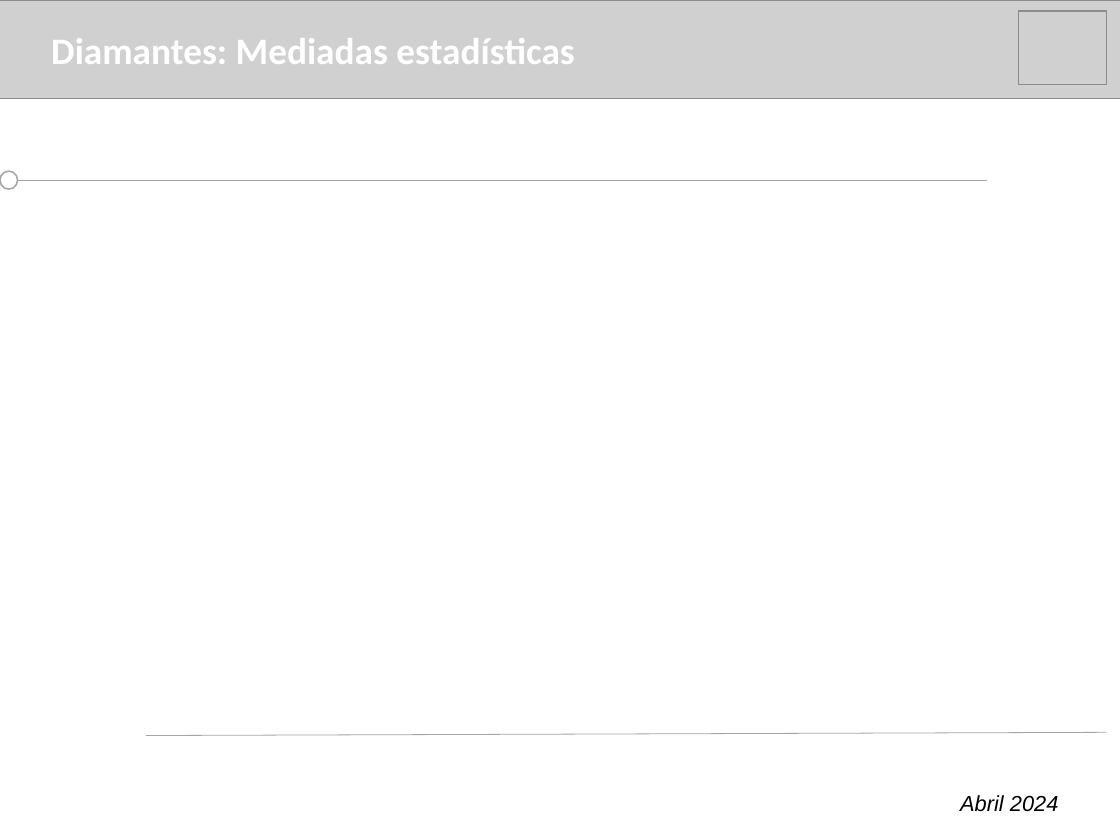
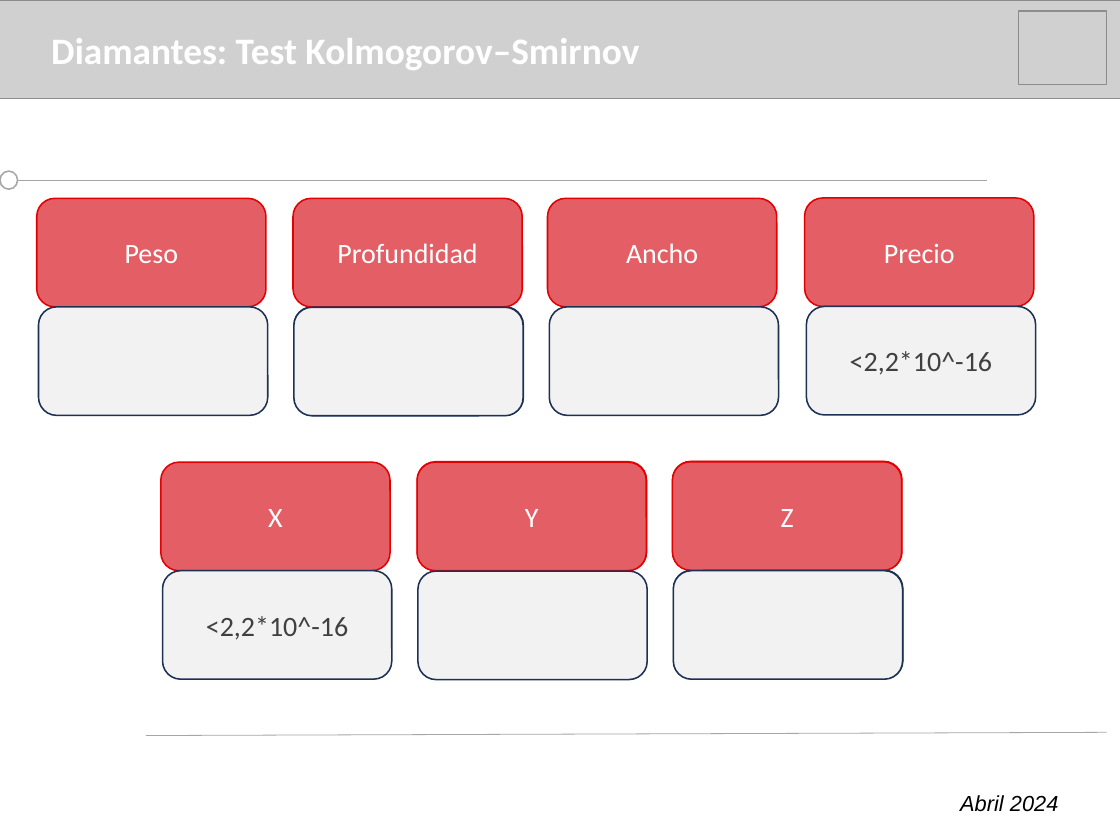
Before and after one commit to IgnGGA/grupo9, a slide deck: slide 10 of presentacionMineriaDeDatos.pptx (slide 11 before the commit). Drawn at 1120x840 pixels with LibreOffice and Linux fonts; fonts in the diff are those of the drawing; grey boxes stand for pictures. Boxes give left, top, right and bottom in pixels: in the first picture for what was removed or moved away, otherwise in the second. Text is boxed around its words. In the diff, an @@ line names an element or a change of style, - is before the commit and + after.

```diff
--- a/presentacionMineriaDeDatos.pptx
+++ b/presentacionMineriaDeDatos.pptx
@@ text at (x1=51, y1=38, x2=639, y2=70): text changed @@
-Diamantes: Mediadas estadísticas
+Diamantes: Test Kolmogorov–Smirnov
@@ rounded rectangle added at (x1=37, y1=198, x2=267, y2=307), fill #E35F65, outline #E30000 1 pt, 18 pt, text #FFFFFF @@
+Peso
@@ rounded rectangle added at (x1=293, y1=198, x2=523, y2=307), fill #E35F65, outline #E30000 1 pt, 18 pt, text #FFFFFF @@
+Profundidad
@@ rounded rectangle added at (x1=548, y1=198, x2=777, y2=307), fill #E35F65, outline #E30000 1 pt, 18 pt, text #FFFFFF @@
+Ancho
@@ rounded rectangle added at (x1=804, y1=198, x2=1034, y2=307), fill #E35F65, outline #E30000 1 pt, 18 pt, text #FFFFFF @@
+Precio
@@ rounded rectangle added at (x1=38, y1=307, x2=268, y2=416), fill #F2F2F2, outline #1E3256 1 pt @@
@@ rounded rectangle added at (x1=293, y1=307, x2=523, y2=416), fill #F2F2F2, outline #1E3256 1 pt @@
@@ rounded rectangle added at (x1=295, y1=307, x2=524, y2=416), fill #F2F2F2, outline #1E3256 1 pt @@
@@ rounded rectangle added at (x1=549, y1=307, x2=778, y2=416), fill #F2F2F2, outline #1E3256 1 pt @@
@@ rounded rectangle added at (x1=806, y1=307, x2=1036, y2=416), fill #F2F2F2, outline #1E3256 1 pt, 18 pt, text #404040 @@
+<2,2*10^-16
@@ rounded rectangle added at (x1=161, y1=463, x2=391, y2=571), fill #E35F65, outline #E30000 1 pt, 18 pt, text #FFFFFF @@
+X
@@ rounded rectangle added at (x1=417, y1=463, x2=646, y2=571), fill #E35F65, outline #E30000 1 pt, 18 pt, text #FFFFFF @@
+Y
@@ rounded rectangle added at (x1=418, y1=461, x2=647, y2=570), fill #E35F65, outline #E30000 1 pt @@
@@ rounded rectangle added at (x1=162, y1=571, x2=392, y2=680), fill #F2F2F2, outline #1E3256 1 pt, 18 pt, text #404040 @@
+<2,2*10^-16
@@ rounded rectangle added at (x1=418, y1=571, x2=647, y2=680), fill #F2F2F2, outline #1E3256 1 pt @@
@@ group added at (x1=672, y1=461, x2=903, y2=680): 4 rounded rectangles @@
+Z
```
Also in this commit, not shown: 1 other slide changed, 1 slide removed, 1 other file.
